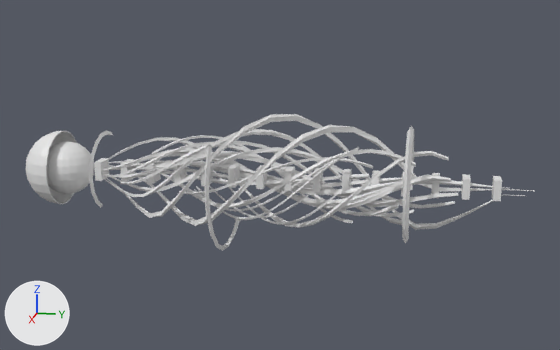
One commit to the OBJ model Assets/Models/UpperArm/bras_0018.obj: the scene before it, then after it.
The view is the same before and after, from a 50 mm camera at (1.278, 0.294, 0.325) aimed at (-0.006, 0.038, 0.004). Arrows for +X, +Y and +Z are at lower left; the lights stay in place. Where no turn or scale is listed for an object, it has been applied to the vertices. Vertices at the same position are counted once.

The older version as bpy lines, for what is in view:
```python
me_bras_0018 = bpy.data.meshes.new('bras_0018')
me_bras_0018.from_pydata(...)  # 2724 vertices, 2739 faces; spans x -0.112..0.132, y -0.437..0.461, z -0.132..0.112
ob_bras_0018 = bpy.data.objects.new('bras_0018', me_bras_0018)
ob_bras_0018.location = (0.0, 0.0, 0.0)
```
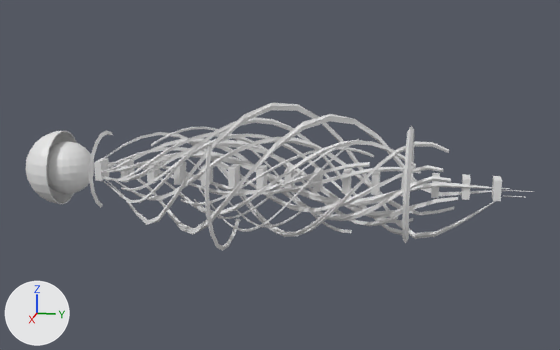
The change, as a list of edits to the scene's bpy script:
```text
Change me_bras_0018:
    remove me_bras_0018.from_pydata(...)  # 2724 vertices, 2739 faces; spans x -0.112..0.132, y -0.437..0.461, z -0.132..0.112
    add me_bras_0018.from_pydata(...)  # 2725 vertices, 2739 faces; spans x -0.131..0.132, y -0.437..0.461, z -0.132..0.131
    me_bras_0018 part 1: the loose piece of 98 vertices spanning x -0.077..0.08, y -0.145..0.155, z -0.08..0.026 is multiplied about the mesh origin by the matrix ((1.212, 0.002, 0.136), (0.0, 1.0, 0.0), (-0.133, -0.002, 1.214))
    me_bras_0018 part 2: the loose piece of 98 vertices spanning x -0.063..0.07, y -0.161..0.099, z -0.071..0.006 is multiplied about the mesh origin by the matrix ((1.211, 0.004, 0.191), (0.0, 1.0, 0.0), (-0.182, -0.005, 1.215))
    me_bras_0018 part 3: the loose piece of 98 vertices spanning x -0.058..0.076, y -0.13..0.177, z -0.076..0.068 is multiplied about the mesh origin by the matrix ((1.264, 0.003, 0.036), (0.0, 1.0, 0.0), (-0.042, 0.002, 1.264))
    me_bras_0018 part 4: the loose piece of 98 vertices spanning x -0.041..0.062, y -0.129..0.139, z -0.062..0.046 is multiplied about the mesh origin by the matrix ((1.213, -0.001, -0.252), (0.0, 1.0, 0.0), (0.243, 0.008, 1.202))
    me_bras_0018 part 5: the loose piece of 98 vertices spanning x -0.022..0.015, y -0.243..0.195, z -0.022..0.021 is rebuilt with 98 vertices and now spans x -0.027..0.031, y -0.226..0.277, z -0.031..0.029
    me_bras_0018 part 6: the loose piece of 98 vertices spanning x -0.042..0.039, y -0.272..0.314, z -0.041..0.036 is rebuilt with 98 vertices and now spans x -0.042..0.031, y -0.243..0.195, z -0.042..0.038
    me_bras_0018 part 7: the loose piece of 98 vertices spanning x -0.012..0.016, y -0.29..0.192, z -0.016..0.015 is rebuilt with 98 vertices and now spans x -0.026..0.035, y -0.29..0.192, z -0.035..0.035
    me_bras_0018 part 8: the loose piece of 98 vertices spanning x -0.083..0.075, y -0.353..0.256, z -0.075..0.083 is rebuilt with 98 vertices and now spans x -0.075..0.052, y -0.298..0.245, z -0.076..0.075
    me_bras_0018 part 9: the loose piece of 98 vertices spanning x -0.05..0.045, y -0.337..0.326, z -0.049..0.043 is rebuilt with 98 vertices and now spans x -0.056..0.055, y -0.272..0.314, z -0.056..0.043
    me_bras_0018 part 10: the loose piece of 98 vertices spanning x -0.042..0.057, y -0.3..0.267, z -0.057..0.057 is rebuilt with 98 vertices and now spans x -0.057..0.071, y -0.3..0.267, z -0.069..0.071
    me_bras_0018 part 11: the loose piece of 98 vertices spanning x -0.112..0.108, y -0.362..0.447, z -0.088..0.112 is rebuilt with 98 vertices and now spans x -0.131..0.125, y -0.362..0.447, z -0.104..0.131
    me_bras_0018 part 12: the loose piece of 98 vertices spanning x -0.043..0.032, y -0.437..0.339, z -0.042..0.043 is rebuilt with 98 vertices and now spans x -0.063..0.047, y -0.437..0.339, z -0.061..0.063
    me_bras_0018 part 13: the loose piece of 98 vertices spanning x -0.061..0.049, y -0.245..0.269, z -0.06..0.061 is rebuilt with 98 vertices and now spans x -0.074..0.064, y -0.245..0.269, z -0.07..0.074
    me_bras_0018 part 14: the loose piece of 98 vertices spanning x -0.071..0.037, y -0.18..0.168, z -0.071..0.067 is rebuilt with 98 vertices and now spans x -0.088..0.038, y -0.18..0.168, z -0.088..0.082
    me_bras_0018 part 15: the loose piece of 98 vertices spanning x -0.083..0.083, y -0.298..0.321, z -0.083..0.063 is rebuilt with 98 vertices and now spans x -0.098..0.101, y -0.298..0.321, z -0.101..0.079
    me_bras_0018 part 16: the loose piece of 98 vertices spanning x -0.033..0.039, y -0.142..0.196, z -0.035..0.039 is rebuilt with 98 vertices and now spans x -0.043..0.058, y -0.142..0.196, z -0.053..0.058
    me_bras_0018 part 17: the loose piece of 98 vertices spanning x -0.059..0.046, y -0.298..0.245, z -0.058..0.057 is rebuilt with 98 vertices and now spans x -0.068..0.062, y -0.337..0.326, z -0.068..0.062
    me_bras_0018 part 18: the loose piece of 98 vertices spanning x -0.053..0.051, y -0.299..0.335, z -0.043..0.052 is rebuilt with 98 vertices and now spans x -0.071..0.069, y -0.299..0.335, z -0.056..0.072
    me_bras_0018 part 19: a new loose piece of 98 vertices spanning x -0.103..0.092, y -0.353..0.256, z -0.093..0.103
    me_bras_0018 part 20: 289 vertices removed from x -0.086..0.094, y -0.416..0.461, z -0.086..0.096; 192 vertices added at x -0.103..0.113, y -0.416..0.461, z -0.101..0.113
```

Changed parts and their boxes (x1, y1, x2, y2) in the pictures (560 x 350 px; the box of a moved part takes in the faces that stretch with it):
'bras_0018', reshaped (8% taller)
    before: (25, 114, 534, 251)
    after: (25, 103, 534, 251)
part 1 of me_bras_0018, moved or reshaped
    before: (200, 160, 342, 225)
    after: (191, 144, 340, 235)
part 2 of me_bras_0018, moved or reshaped
    before: (186, 167, 308, 218)
    after: (187, 159, 307, 228)
part 3 of me_bras_0018, moved or reshaped
    before: (196, 147, 359, 220)
    after: (199, 138, 359, 232)
part 4 of me_bras_0018, moved or reshaped
    before: (194, 160, 335, 211)
    after: (194, 147, 336, 219)
part 5 of me_bras_0018, rebuilt
    before: (128, 162, 332, 190)
    after: (137, 162, 421, 195)
part 6 of me_bras_0018, rebuilt (26% narrower)
    before: (110, 153, 443, 205)
    after: (122, 152, 369, 206)
part 7 of me_bras_0018, rebuilt (84% taller)
    before: (105, 167, 369, 185)
    after: (106, 162, 370, 196)
part 8 of me_bras_0018, rebuilt
    before: (94, 129, 402, 225)
    after: (102, 132, 398, 226)
part 9 of me_bras_0018, rebuilt (6% narrower, 6% taller)
    before: (93, 148, 451, 209)
    after: (107, 147, 443, 212)
part 10 of me_bras_0018, rebuilt (27% taller)
    before: (107, 149, 416, 208)
    after: (108, 140, 416, 215)
part 11 of me_bras_0018, rebuilt (17% taller)
    before: (106, 114, 526, 230)
    after: (105, 103, 522, 239)
part 12 of me_bras_0018, rebuilt (39% taller)
    before: (93, 151, 458, 207)
    after: (93, 140, 458, 218)
part 13 of me_bras_0018, rebuilt (18% taller)
    before: (121, 141, 414, 217)
    after: (121, 133, 413, 223)
part 14 of me_bras_0018, rebuilt (20% taller)
    before: (151, 135, 353, 223)
    after: (151, 127, 352, 233)
part 15 of me_bras_0018, rebuilt (15% taller)
    before: (102, 137, 449, 228)
    after: (98, 132, 449, 237)
part 16 of me_bras_0018, rebuilt (51% taller)
    before: (179, 157, 373, 195)
    after: (181, 147, 374, 205)
part 17 of me_bras_0018, rebuilt (20% wider, 12% taller)
    before: (102, 142, 399, 216)
    after: (93, 138, 451, 221)
part 18 of me_bras_0018, rebuilt (27% taller)
    before: (108, 147, 455, 208)
    after: (107, 137, 454, 215)
part 19 of me_bras_0018, added
    after: (93, 117, 402, 235)
part 20 of me_bras_0018, moved or reshaped
    before: (94, 125, 534, 226)
    after: (94, 114, 534, 235)
